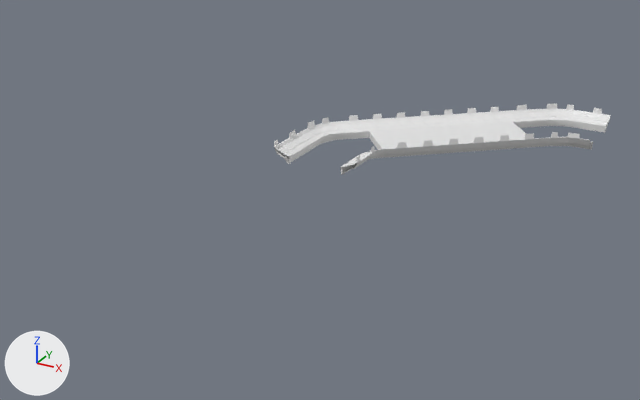
The FBX model Arte/ModelosPista/CURVA_ABIERTA.FBX as it was, and as the next commit left it.
Camera for both pictures: a 50 mm lens placed at (8.5, -15.06, 5.93), pointed at (1.67, -2.64, -0.28). Arrows for +X, +Y and +Z are at lower left; the lights stay in place. Materials are left out; every surface is plain grey. Where no turn or scale is listed for an object, it has been applied to the vertices.

Objects in the first picture: 'Bordes002'.
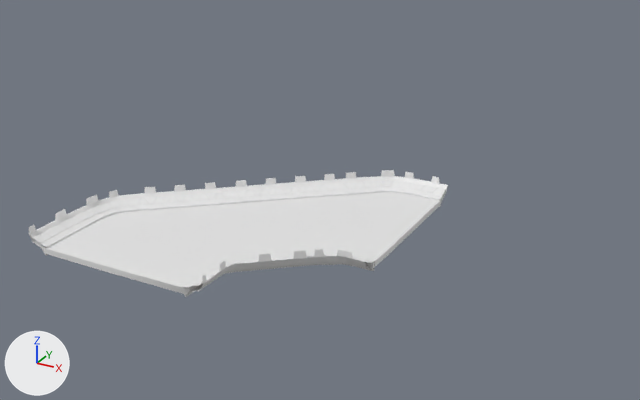
Location of each change, [x1, y1, x2, y2] in pixels of the pictures (640 x 400 px; the box of a moved part takes in the faces that stretch with it):
'Box006', added: after [43, 192, 441, 294]
'Bordes002', reshaped, moved (45% narrower): before [274, 104, 611, 175]; after [29, 225, 214, 297]
'Rectaaaa010', added: after [47, 170, 448, 288]
'Bordes003', added: after [164, 174, 353, 271]
part 1 of me_mesh, moved or reshaped: before [274, 140, 299, 164]; after [29, 225, 63, 255]
part 2 of me_mesh, added: after [183, 275, 214, 297]
part 3 of me_mesh, deleted: before [285, 104, 611, 163]
part 4 of me_mesh, deleted: before [341, 155, 366, 175]

What the commit changed:
me_mesh is used by ob_bordes002; location (0.89, -2.81, 0.1).
me_mesh had 2212 vertices, 2149 faces and spanned x -0.5..4.5, y 0.74..5.59, z -0.09..0.3.
me_mesh now has 136 vertices, 120 faces and spans x -1.71..1.39, y 0.89..1.24, z -0.08..0.3.
me_mesh part 1: the loose piece of 68 vertices spanning x -0.5..-0.17, y 0.74..1.09, z -0.08..0.3 is moved by (-1.21, 0.15, 0.0).
me_mesh part 2: a new loose piece of 68 vertices spanning x 1.05..1.39, y 0.89..1.15, z -0.08..0.3.
me_mesh part 3: 11 loose pieces with 2076 vertices, spanning x -0.5..4.5, y 1.07..5.59, z -0.09..0.3, are deleted.
Part 4, on me_mesh:
68 vertices are removed from x 0.88..1.22, y 0.74..1.1, z -0.08..0.3.
60 faces are deleted.
Mesh me_mesh_003 is new.
It has 98 vertices, 96 faces and spans x -2.06..2.33, y -2.32..2.05, z 0.0..0.09.
Mesh me_mesh_002 is new.
It has 752 vertices, 735 faces and spans x -2.84..0.5, y -1.09..2.33, z -0.08..0.3.
Mesh me_mesh_1 is new.
It has 988 vertices, 955 faces and spans x -3.82..0.85, y -3.94..0.52, z -0.2..0.2.
Object 'Bordes002' (ob_bordes002) moves from (0.89, -2.81, 0.1) to (0.89, -7.79, 0.1).
Object 'Box006' (ob_box006) is new; it shows me_mesh_003.
Its location is (1.51, -4.58, 0.05).
Object 'Bordes003' (ob_bordes003) is new; it shows me_mesh_002.
Its location is (2.78, -5.07, 0.1).
Object 'Rectaaaa010' (ob_rectaaaa010) is new; it shows me_mesh_1.
Its location is (3.0, -2.75, 0.21).
